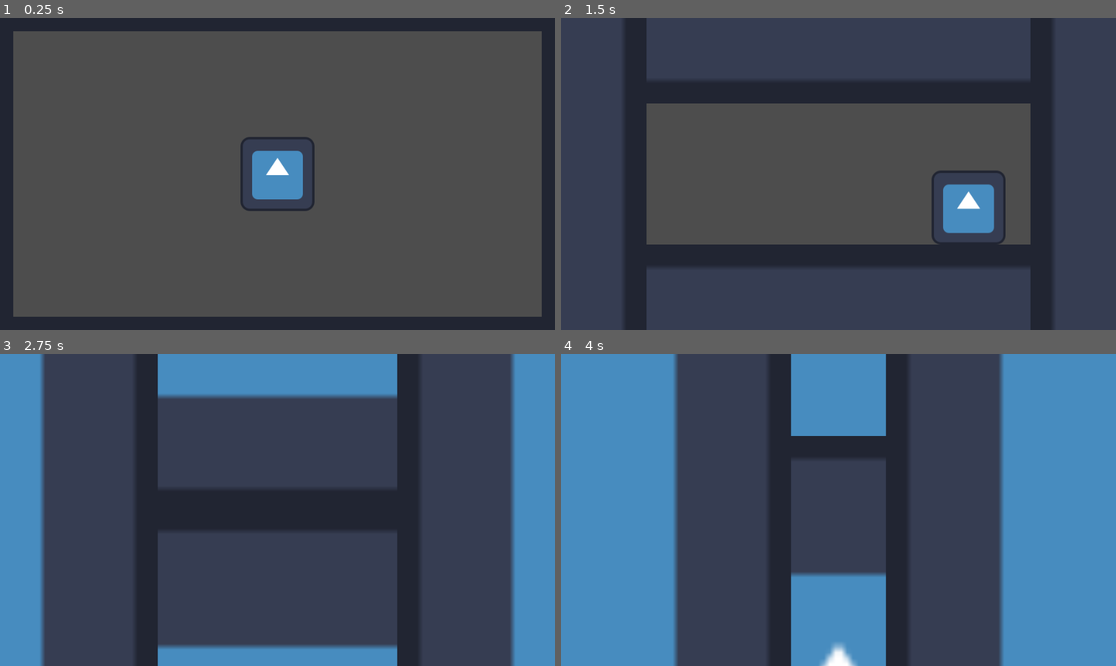
Above: before the commit, frames 1-4 (two rows, left to right).
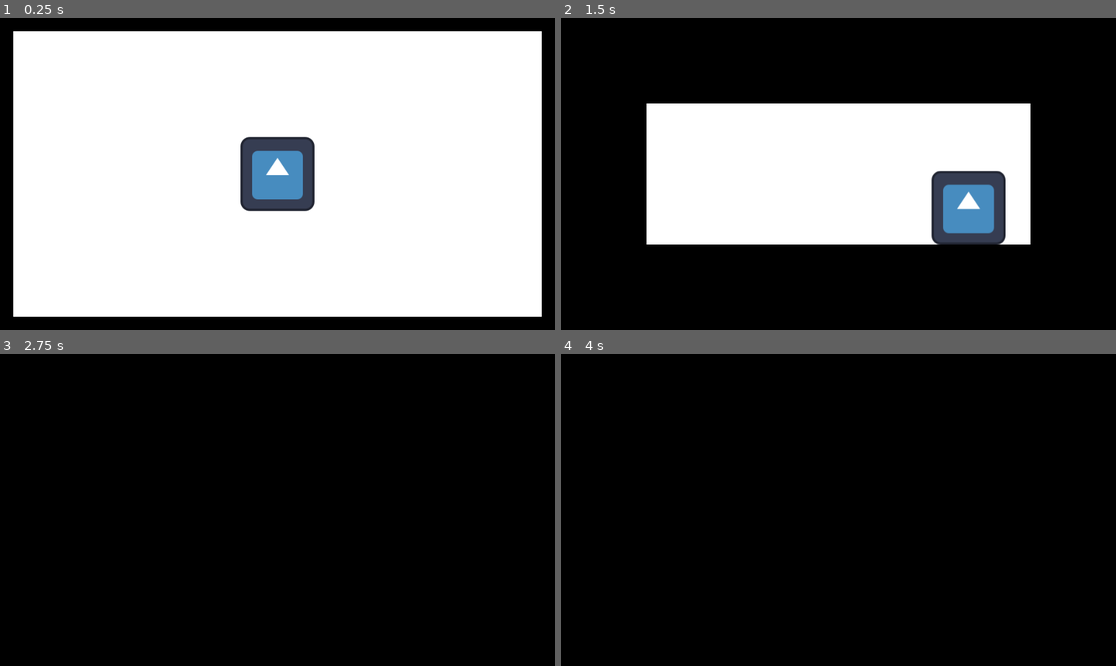
Above: after the commit, the same moments.

Repository: Compsciler/Unsquished
Game: Godot game, scene res://node_2d.tscn
Same seed, same stepped clock (60 frames per second), same inputs: the game is played once before the commit and once after it. The engine's default icon, where the game draws it, is replaced by a stand-in: a white triangle on a blue panel in a dark square.
Inputs:
- Up to frame 1 (0.25 s): no input
- Up to frame 2 (1.5 s): hold D (right) 0.53-1.28 s; tap J (hit) at 0.6, 1.35 s; hold S (down) from 1.28 s (still down)
- Up to frame 3 (2.75 s): release S (down) at 2.03 s; hold D (right) from 2.03 s (still down); tap Space (super) at 2.1 s; tap J (hit) at 2.3 s
- Up to frame 4 (4 s): release D (right) at 2.78 s; hold W (up) 2.78-3.53 s; tap J (hit) at 2.85, 3.6 s; hold A (left) from 3.53 s (still down)

The runs differ from the first frame. In frame 1, 97% of the frame differs, in the area x 0-100%, y 0-100%; in frame 2, 97%; in frame 3, 100%; in frame 4, 100%.

Commit message:
Add wall retraction

Diff:
--- a/CharacterBody2D.gd
+++ b/CharacterBody2D.gd
@@ -20,7 +20,16 @@
 
 	# Punch
 	if Input.is_action_just_pressed("hit"):
-		print("hit")
+		print("got input")
+		var retract_walls = []
+		for wall in punch_walls:
+			print("some punch walls")
+			var dot_prod = -wall.normal.dot(player_facing)
+			if dot_prod > 0:
+				retract_walls.append(wall)
+		for wall in retract_walls:
+			print("some walls")
+			wall.retract(1 / len(retract_walls))
 
 
 	if Input.is_action_just_pressed("super"):
--- a/Wall.gd
+++ b/Wall.gd
@@ -3,6 +3,12 @@
 
 @export var speed = 100
 @onready var normal = $CollisionShape2D.get_shape().normal;
+@export var retract_strength = 100
+
+var retracting:bool = false
+@onready var target_position = position
+
+
 # Called when the node enters the scene tree for the first time.
 func _ready():
 	pass # Replace with function body.
@@ -10,4 +16,9 @@
 
 # Called every frame. 'delta' is the elapsed time since the previous frame.
 func _physics_process(delta):
-	position += normal * speed * delta
+	target_position += normal * speed * delta
+	position = position.lerp(target_position, 0.8)
+
+
+func retract(amount: float):
+	target_position -= normal * retract_strength * amount
--- a/node_2d.tscn
+++ b/node_2d.tscn
@@ -39,8 +39,10 @@
 
 [node name="PunchArea2D" type="Area2D" parent="CharacterBody2D"]
 position = Vector2(0, 1)
+collision_mask = 2
 
 [node name="CollisionShape2D" type="CollisionShape2D" parent="CharacterBody2D/PunchArea2D"]
+position = Vector2(6, -0.5)
 shape = SubResource("RectangleShape2D_my7yi")
 
 [node name="HurtArea2D" type="Area2D" parent="CharacterBody2D"]
@@ -55,6 +57,8 @@
 script = ExtResource("3_rptvh")
 
 [node name="Sprite2D" type="Sprite2D" parent="UpWall"]
+modulate = Color(0, 0, 0, 1)
+self_modulate = Color(0, 0, 0, 1)
 position = Vector2(0, -640)
 scale = Vector2(10, 10)
 texture = ExtResource("1_fke2k")
@@ -63,6 +67,7 @@
 shape = SubResource("WorldBoundaryShape2D_bjkvj")
 
 [node name="DownWall" type="AnimatableBody2D" parent="." groups=["wall"]]
+modulate = Color(0, 0, 0, 1)
 position = Vector2(480, 540)
 collision_layer = 2
 script = ExtResource("3_rptvh")
@@ -76,6 +81,7 @@
 shape = SubResource("WorldBoundaryShape2D_e50qt")
 
 [node name="LeftWall" type="AnimatableBody2D" parent="." groups=["wall"]]
+modulate = Color(0, 0, 0, 1)
 position = Vector2(0, 270)
 collision_layer = 2
 script = ExtResource("3_rptvh")
@@ -89,6 +95,7 @@
 shape = SubResource("WorldBoundaryShape2D_7y3hh")
 
 [node name="RightWall" type="AnimatableBody2D" parent="." groups=["wall"]]
+modulate = Color(0, 0, 0, 1)
 position = Vector2(960, 270)
 collision_layer = 2
 script = ExtResource("3_rptvh")
--- a/project.godot
+++ b/project.godot
@@ -57,3 +57,7 @@
 
 2d_physics/layer_1="player"
 2d_physics/layer_2="wall"
+
+[rendering]
+
+environment/defaults/default_clear_color=Color(1, 1, 1, 1)
